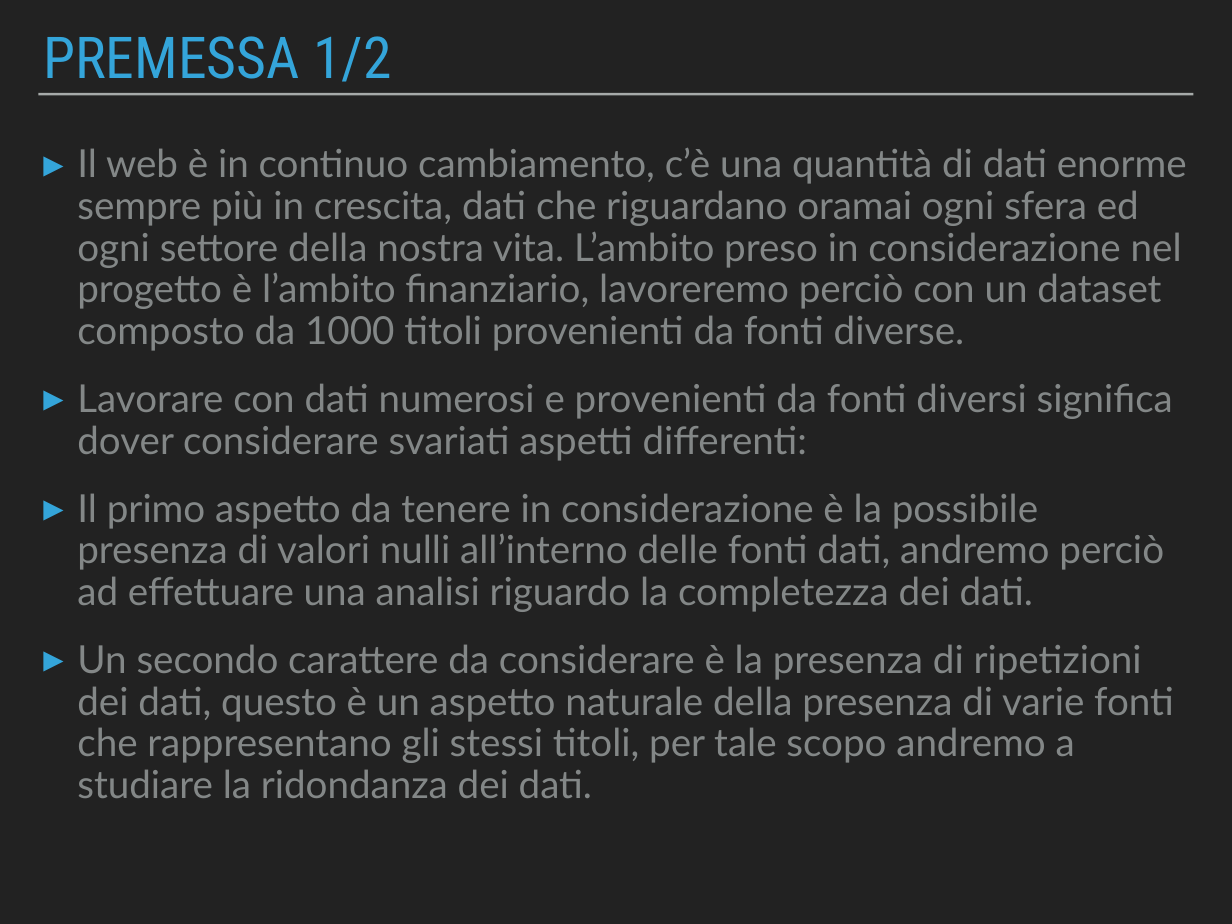
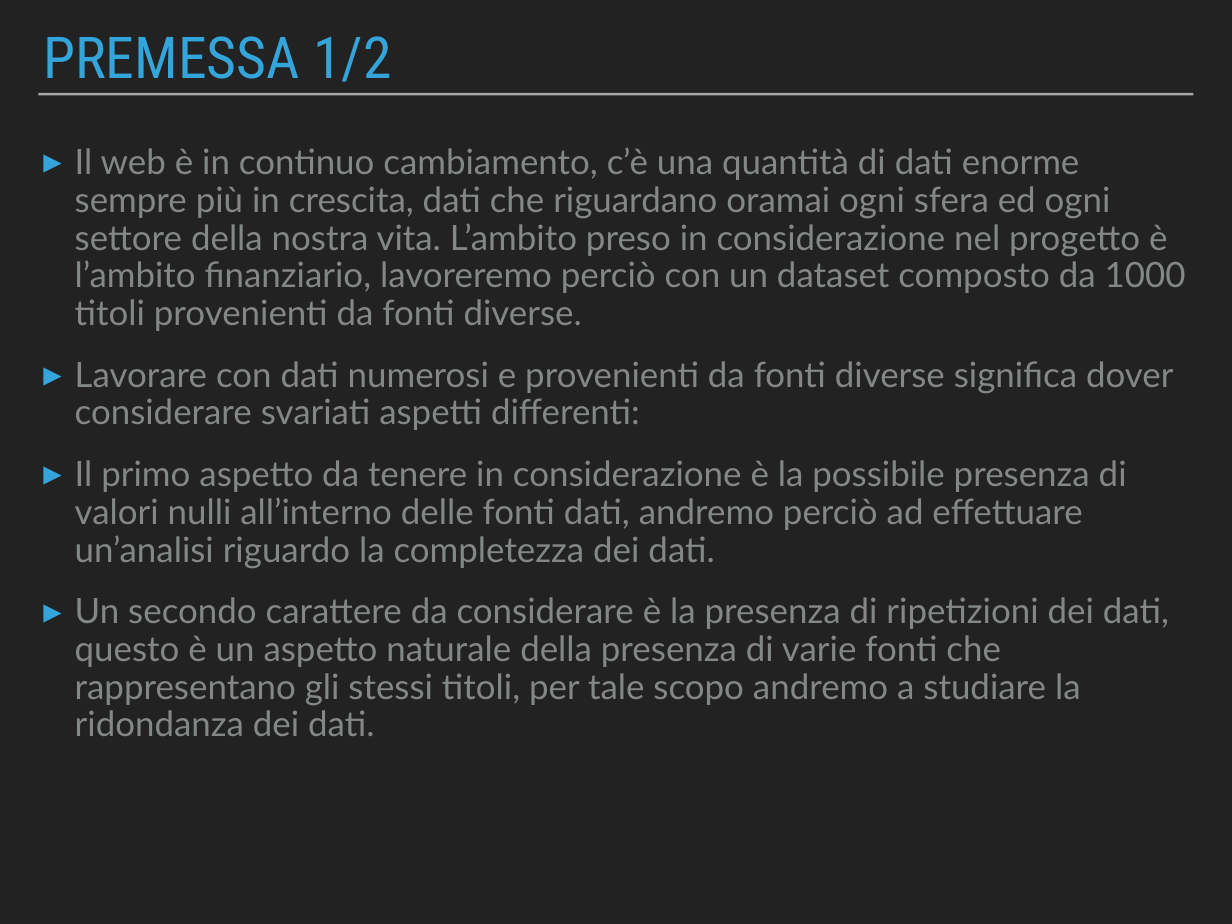
Before and after one commit to Beltra97/Unimib_ArchitettureDati, a slide deck: slide 2 of PresentazionePowerPoint.pptx. Drawn at 1232x924 pixels with LibreOffice and Linux fonts; fonts in the diff are those of the drawing. Boxes give left, top, right and bottom in pixels: in the first picture for what was removed or moved away, otherwise in the second. Text is boxed around its words. In the diff, an @@ line names an element or a change of style, - is before the commit and + after.

```diff
--- a/PresentazionePowerPoint.pptx
+++ b/PresentazionePowerPoint.pptx
@@ text at bbox=[75, 147, 1186, 736]: size 32 to 29 pt in "Il web è in continuo cambiamento, c’è ...", "Un secondo carattere da considerare è la ..."; indent changed; less space between paragraphs @@
@@ text at bbox=[75, 361, 1174, 568]: text changed; size 32 to 29 pt @@
-▸ Lavorare con dati numerosi e provenienti da fonti diversi significa dover considerare svariati aspetti differenti:
-▸ Il primo aspetto da tenere in considerazione è la possibile presenza di valori nulli all’interno delle fonti dati, andremo perciò ad effettuare una analisi riguardo la completezza dei dati.
+▸ Lavorare con dati numerosi e provenienti da fonti diverse significa dover considerare svariati aspetti differenti:
+▸ Il primo aspetto da tenere in considerazione è la possibile presenza di valori nulli all’interno delle fonti dati, andremo perciò ad effettuare un’analisi riguardo la completezza dei dati.
```
Also in this commit, not shown: 11 other slides changed, 2 other files.
